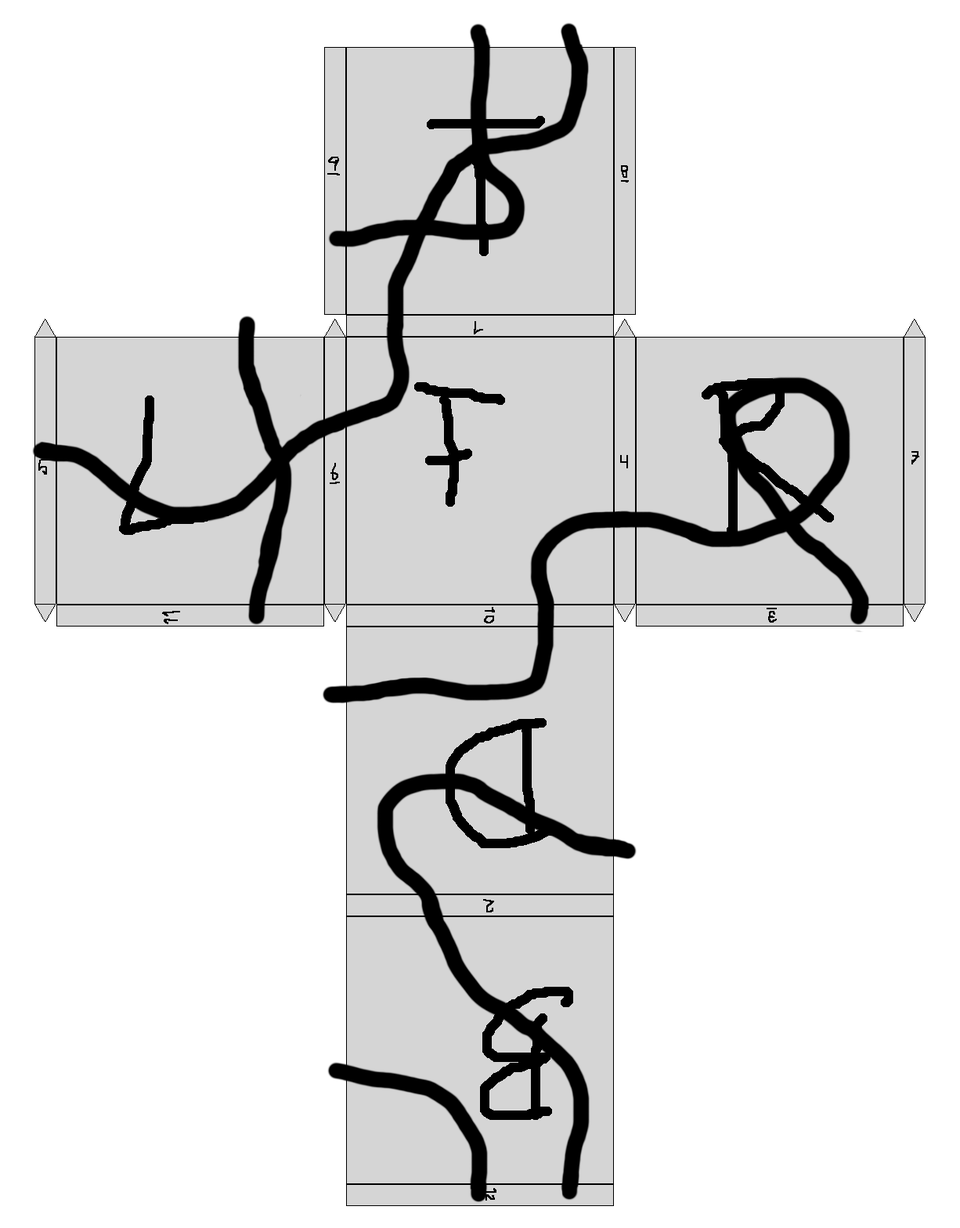
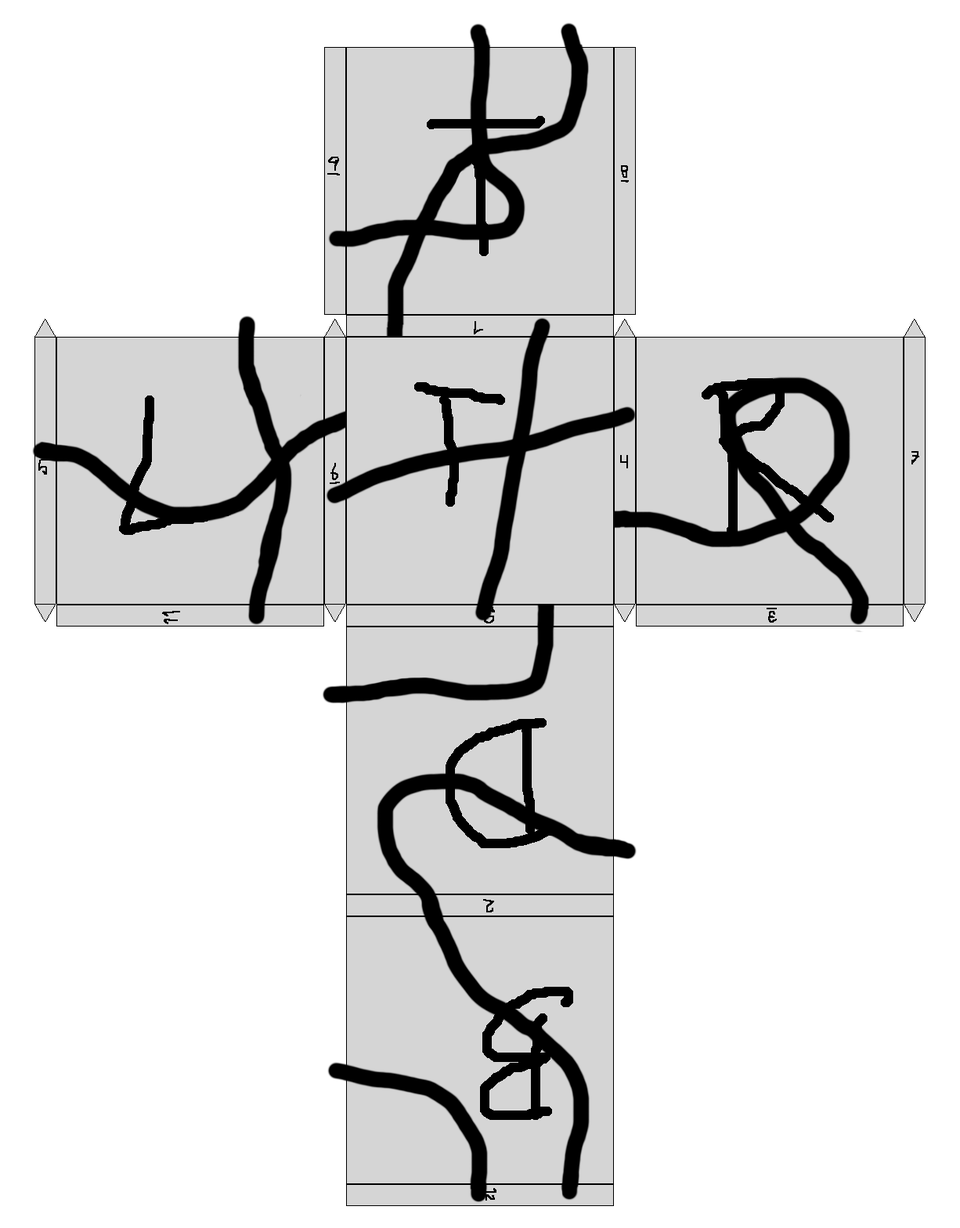
Revision of a layered 960 x 1228 image; what changed, layer by layer:
painted on "Left" (1st of 2, in "patterns") over [336, 412, 348, 433]
painted on "Right" (1st of 2, in "patterns") over [608, 510, 628, 529]
painted on "Top" (1st of 2, in "patterns") over [386, 322, 405, 332]
added layer "Front 11 incorrect" in group "patterns" over [325, 317, 636, 622]
added layer "Front correct template" in group "patterns" over [325, 317, 636, 622]
renamed "Front" to "Front 1 correct", hid it, painted on it over [325, 317, 636, 622]
